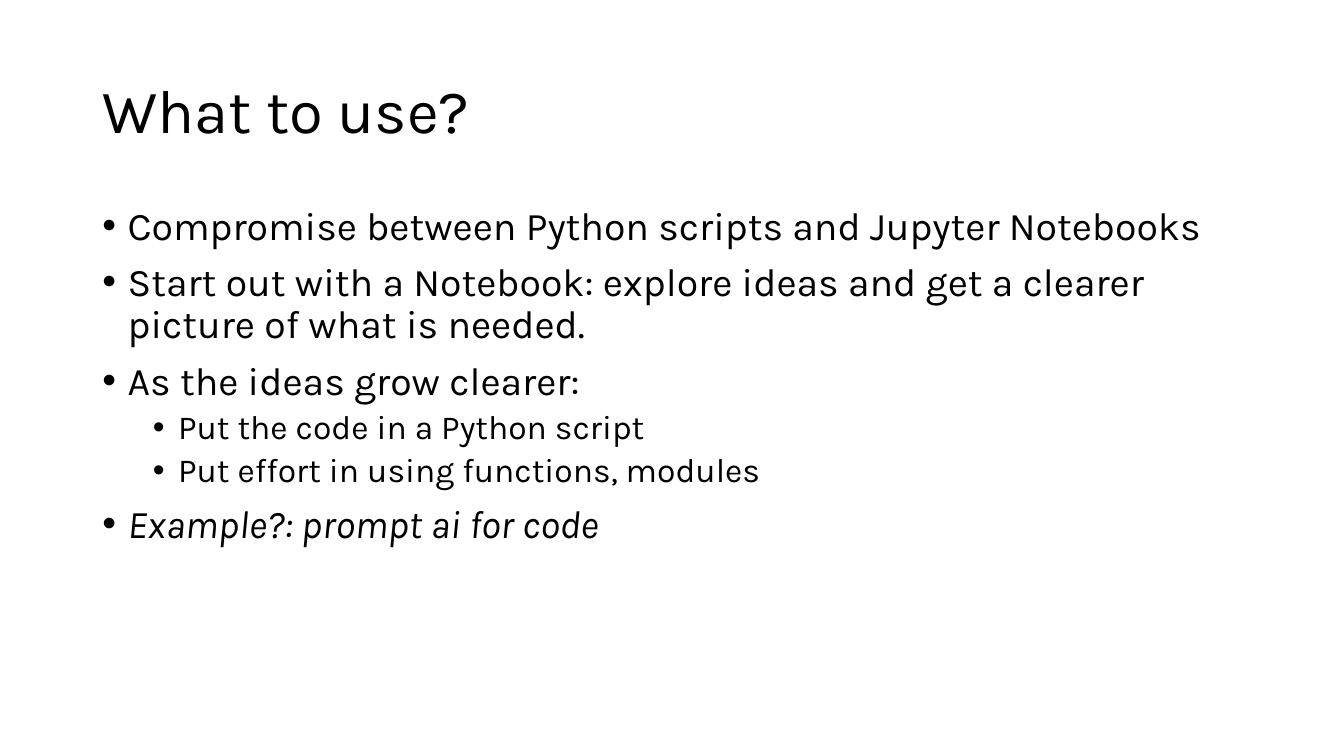
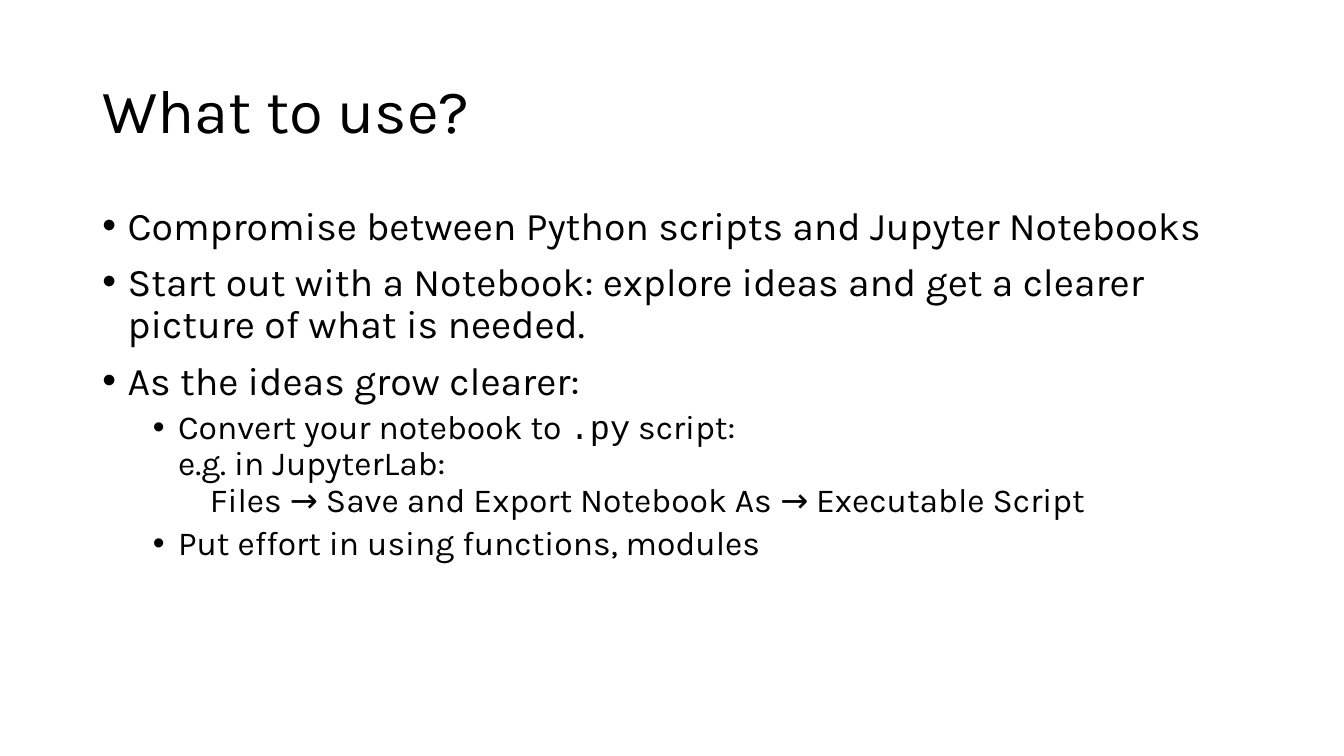
Before and after one commit to moravveji/python_intro_training, a slide deck: slide 66 of slides-pptx/02-Python_intro-Setup.pptx (slide 73 before the commit). Drawn at 1344x756 pixels with LibreOffice and Linux fonts; fonts in the diff are those of the drawing. Boxes give left, top, right and bottom in pixels: in the first picture for what was removed or moved away, otherwise in the second. Text is boxed around its words. In the diff, an @@ line names an element or a change of style, - is before the commit and + after.

```diff
--- a/slides-pptx/02-Python_intro-Setup.pptx
+++ b/slides-pptx/02-Python_intro-Setup.pptx
@@ text at (x1=178, y1=416, x2=1085, y2=520): text changed @@
-  • Put the code in a Python script
+  • Convert your notebook to .py script:
+    e.g. in JupyterLab:
+    Files → Save and Export Notebook As → Executable Script
@@ text at (x1=128, y1=511, x2=598, y2=548): paragraph removed @@
-• Example?: prompt ai for code
```
Also in this commit, not shown: 14 other slides changed, 1 slide added, 8 slides removed, 14 other files.
